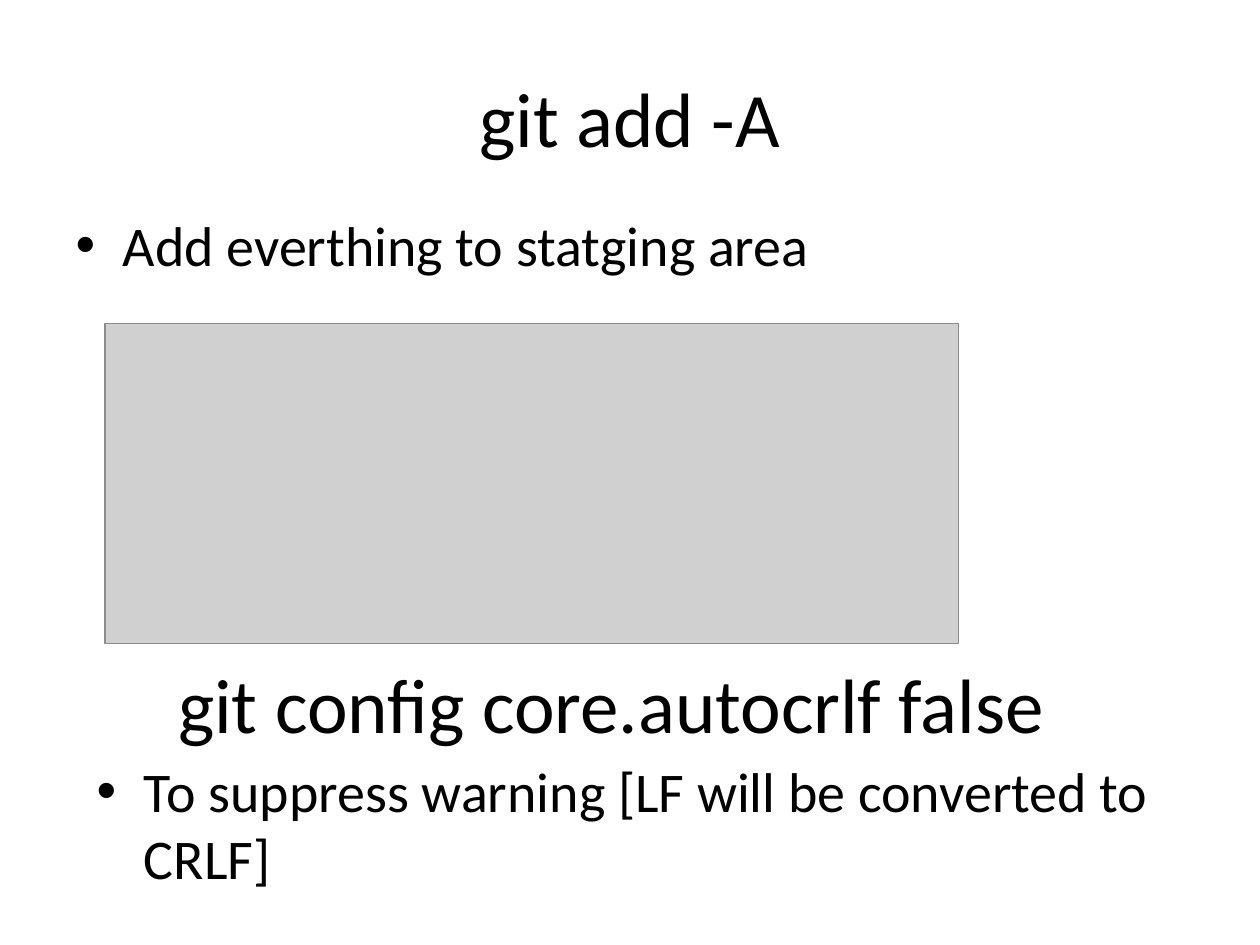
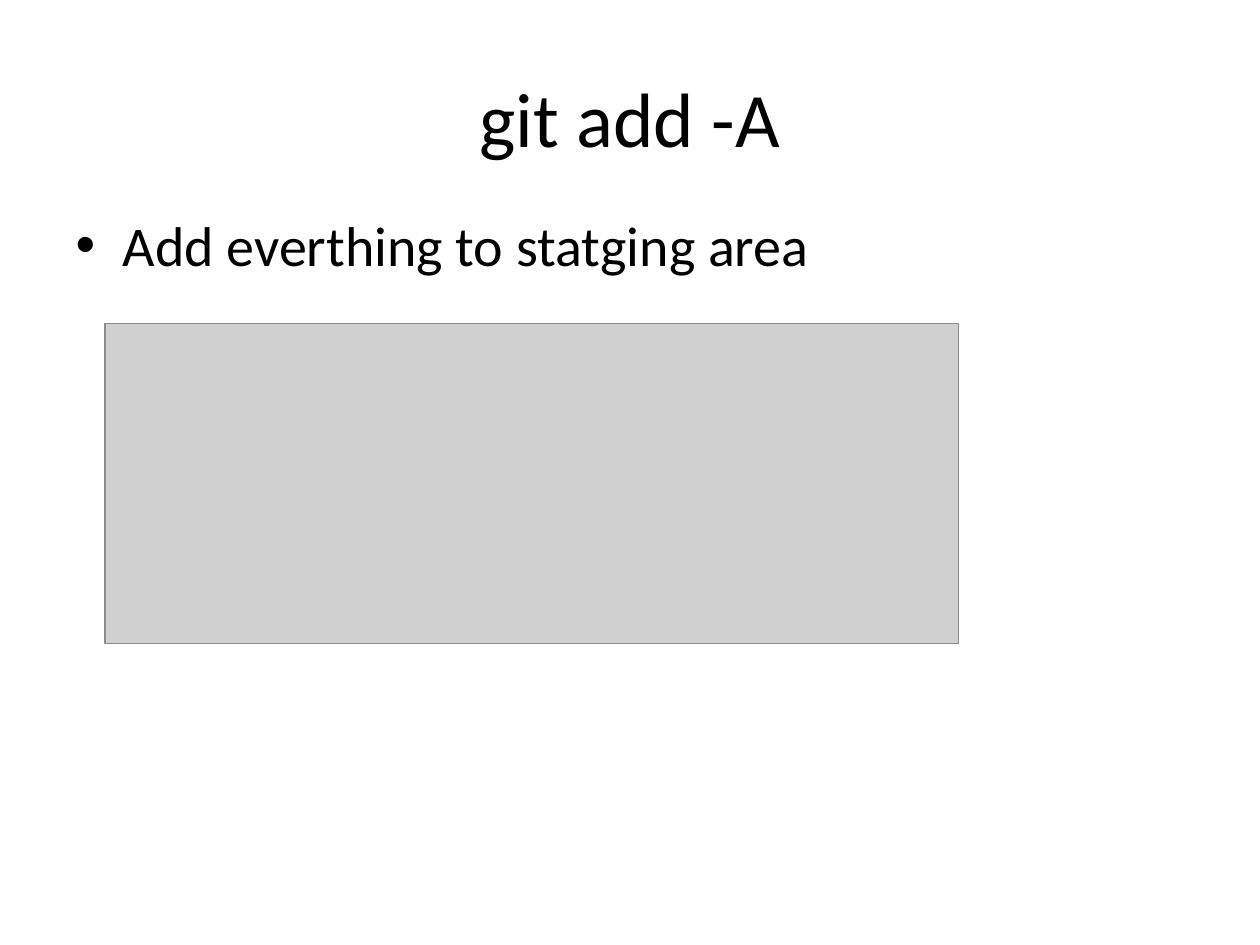
Before and after one commit to sam0505/tab-tacker, a slide deck: slide 13 of VueProj_Git.pptx. Drawn at 1260x945 pixels with LibreOffice and Linux fonts; fonts in the diff are those of the drawing; grey boxes stand for pictures. Boxes give left, top, right and bottom in pixels: in the first picture for what was removed or moved away, otherwise in the second. Text is boxed around its words. In the diff, an @@ line names an element or a change of style, - is before the commit and + after.

```diff
--- a/VueProj_Git.pptx
+++ b/VueProj_Git.pptx
@@ text removed at (178,679,1044,747) @@
-git config core.autocrlf false
@@ text removed at (144,771,1148,887) @@
-• To suppress warning [LF will be converted to CRLF]
```
Also in this commit, not shown: 17 slides added.
